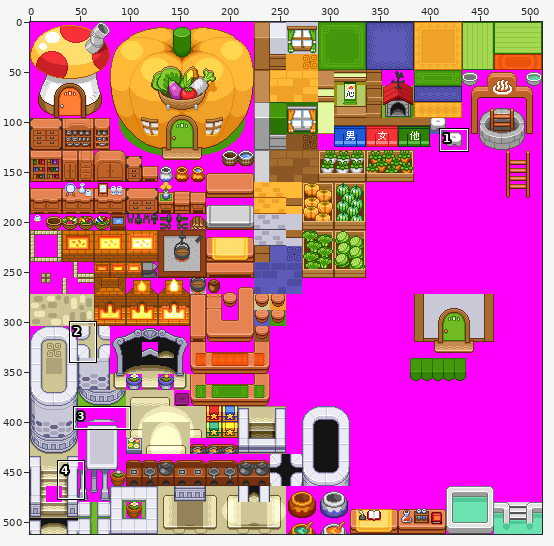
One commit to this sprite sheet: SboGrpData/res/map02.png. Above, an overview of the earlier version with the close-up marked.
Close-up. The starting point:
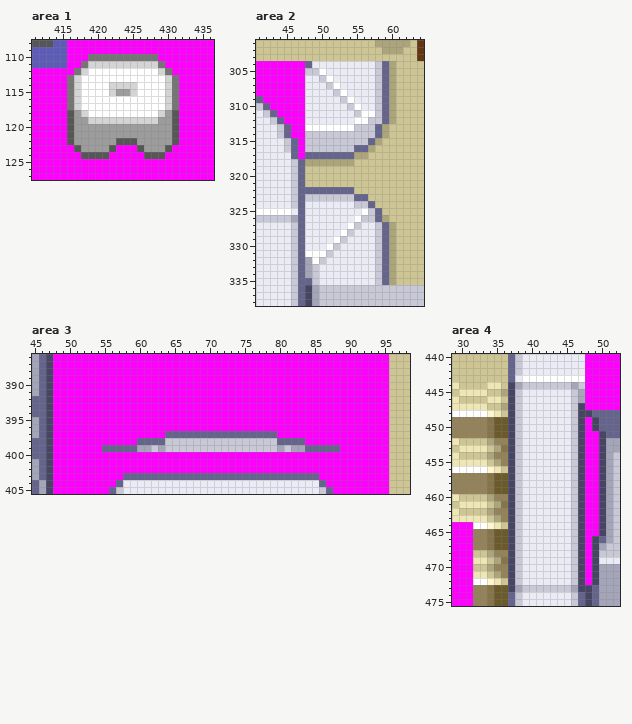
The file is 512x512 pixels. Colours within 5 levels of each other are drawn and written as one. Shown: area 1: x 411..436, y 108..127; area 2: x 41..64, y 301..338; area 3: x 45..98, y 386..405; area 4: x 29..52, y 440..475. The commit also changed other parts of the picture, which this record leaves out.
After:
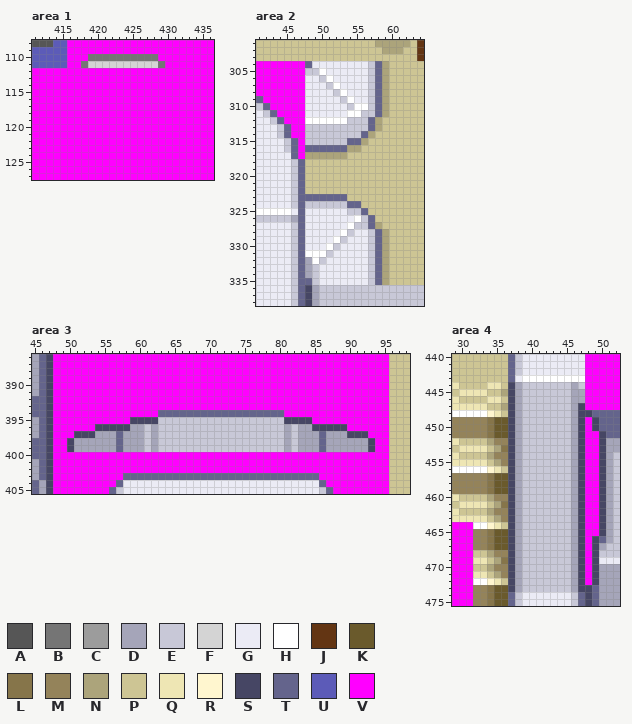
Palette (. is transparent): A #565656  B #757575  C #9c9c9c  D #a5a5b9  E #c8c8d7  F #d4d4d4  G #ebebf5  H #ffffff  J #633513  K #6a5a2c  L #86754a  M #94835a  N #aca47b  P #cdc594  Q #eee6b4  R #fff6cf  S #464664  T #64648c  U #5c5bb8  V #ff00ff
Change:
Changed rows in their new state; - is an unchanged pixel.
Area 1:
first column x 416:
112 -VVVVVVVVVVVVVV-
113 VVVVVVVVVVVVVVVV
114 VVVVVVVVVVVVVVVV
115 VVVVVVVVVVVVVVVV
116 VVVVVVVVVVVVVVVV
117 VVVVVVVVVVVVVVVV
118 VVVVVVVVVVVVVVVV
119 VVVVVVVVVVVVVVVV
120 VVVVVVVVVVVVVVVV
121 VVVVVVVVVVVVVVVV
122 VVVVVVVVVVVVVVVV
123 -VVVVVV---VVVVV-
124 --VVVV-----VVV--
Area 2:
first column x 48:
304 ---------ETNP
305 ---------ETNP
306 ---------ETNP
307 ---------ETNP
308 ---------ETNP
309 ---------ETNP
310 --------HETNP
311 ------HHEETNP
312 HHHHHHEEETNPP
313 EEEEEEE--TNP-
314 --------TNPP-
315 ------TTNPP--
316 TTTTTTNNPP---
317 NNNNNNPPP----
318 PPPPPPP------
first column x 48:
322 PPPPPPP------
323 TTTTTTPPP----
324 EEEEEETTPP---
325 ------EETPP--
326 ---------TPP-
327 --------ETNPP
328 ---------ETNP
329 ---------ETNP
330 ---------ETNP
331 ---------ETNP
332 ---------ETNP
333 ---------ETNP
334 ---------ETNP
335 ---------ETNP
Area 3:
first column x 50:
394 -------------TTTTTTTTTTTTTTTTTT-------------
395 ---------SSSSEEEEEEEEEEEEEEEEEESSSS---------
396 ----SSSSSDDEDEEEEEEEEEEEEEEEEEEDEDDSSSSS----
397 -SSSDDDTDDDEDEEEEEEEEEEEEEEEEEEDEDDDTDDDSSS-
398 SDDDDDDTDDDEDE----------------EDEDDDTDDDDDDS
399 SDDDDDD-DD-EDE----------------EDE-DD-DDDDDDS
Area 4:
first column x 38:
445 DEEEEEEED
446 DEEEEEEED
447 DEEEEEEED
448 DEEEEEEED
449 DEEEEEEED
450 DEEEEEEED
451 DEEEEEEED
452 DEEEEEEED
453 DEEEEEEED
454 DEEEEEEED
455 DEEEEEEED
456 DEEEEEEED
457 DEEEEEEED
458 DEEEEEEED
459 DEEEEEEED
460 DEEEEEEED
461 DEEEEEEED
462 DEEEEEEED
463 DEEEEEEED
464 DEEEEEEED
465 DEEEEEEED
466 DEEEEEEED
467 DEEEEEEED
468 DEEEEEEED
469 DEEEEEEED
470 DEEEEEEED
471 DEEEEEEED
472 DEEEEEEED
